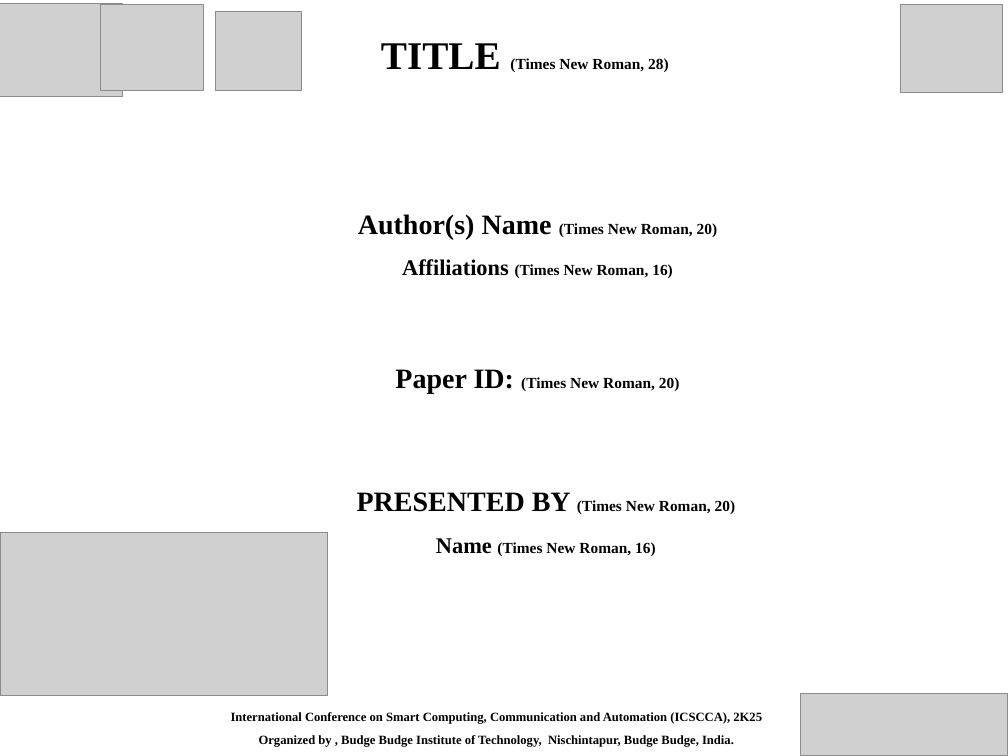
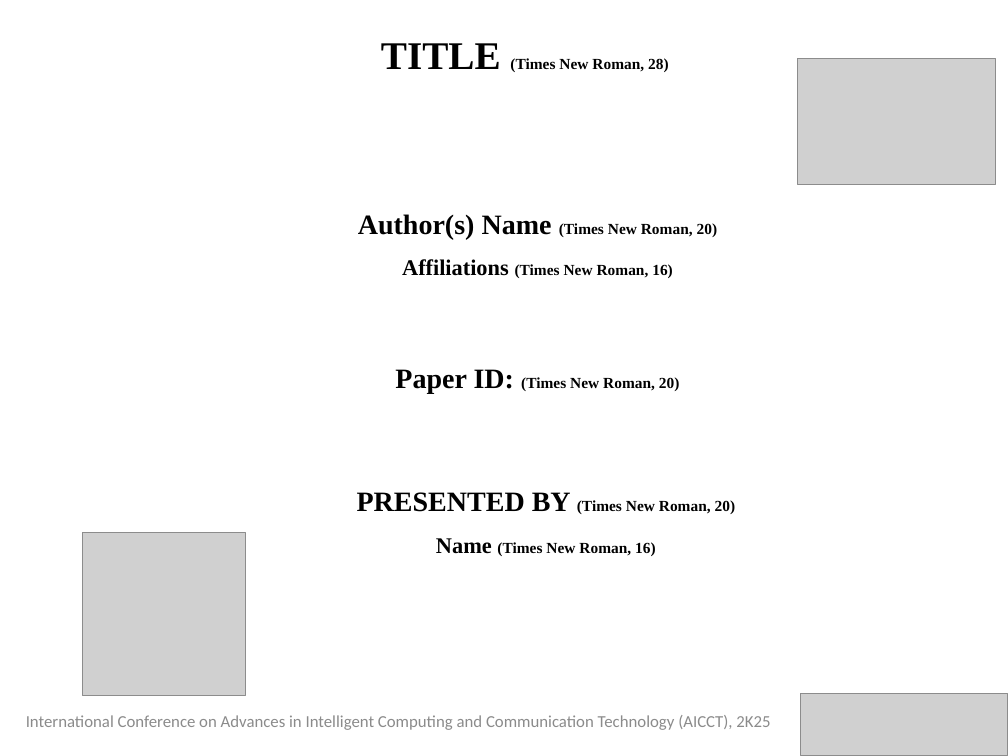
Before and after one commit to manishshukla00/conference, a slide deck: slide 1 of public/files/ppt-template.pptx. Drawn at 1008x756 pixels with LibreOffice and Linux fonts; fonts in the diff are those of the drawing; grey boxes stand for pictures. Boxes give left, top, right and bottom in pixels: in the first picture for what was removed or moved away, otherwise in the second. Text is boxed around its words. In the diff, an @@ line names an element or a change of style, - is before the commit and + after.

```diff
--- a/public/files/ppt-template.pptx
+++ b/public/files/ppt-template.pptx
@@ picture removed at (0, 3, 122, 97) @@
@@ picture removed at (101, 5, 204, 91) @@
@@ picture removed at (216, 11, 301, 91) @@
@@ picture removed at (900, 5, 1003, 93) @@
@@ picture added at (797, 58, 995, 184) @@
@@ picture: place and size @@
-picture at (0, 533, 328, 697)
+picture at (83, 533, 246, 697)
@@ text "International Conference on Advances in ..." at (26, 715, 770, 730): vertical alignment top to middle @@
@@ text at (26, 715, 770, 730): text changed; size 9 to 12 pt; font Times New Roman to Calibri; text colour #000000 to #8C8C8C; bold off @@
-International Conference on Smart Computing, Communication and Automation (ICSCCA), 2K25
-Organized by , Budge Budge Institute of Technology, Nischintapur, Budge Budge, India.
+International Conference on Advances in Intelligent Computing and Communication Technology (AICCT), 2K25
```
Also in this commit, not shown: 13 other slides changed, 1 other file.
